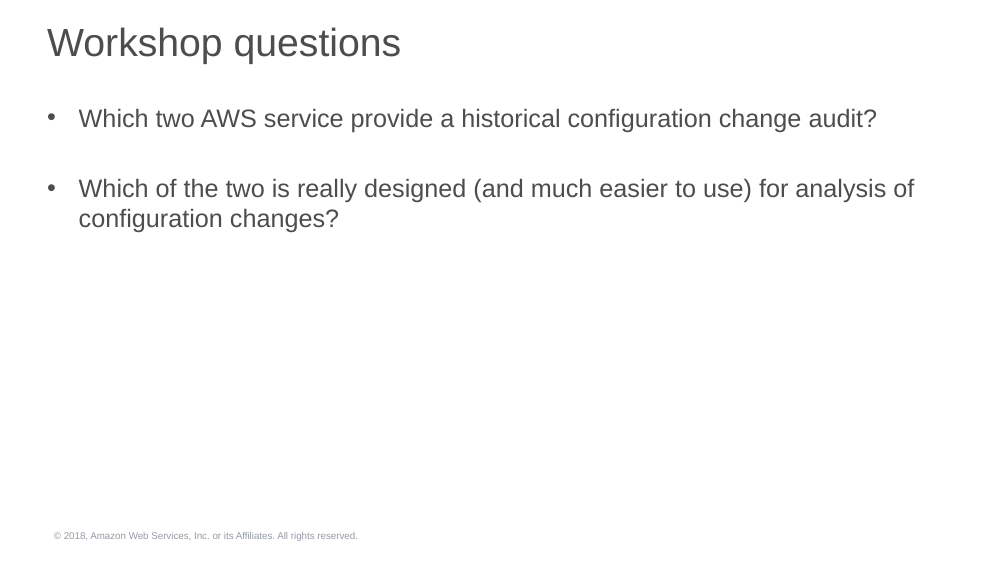
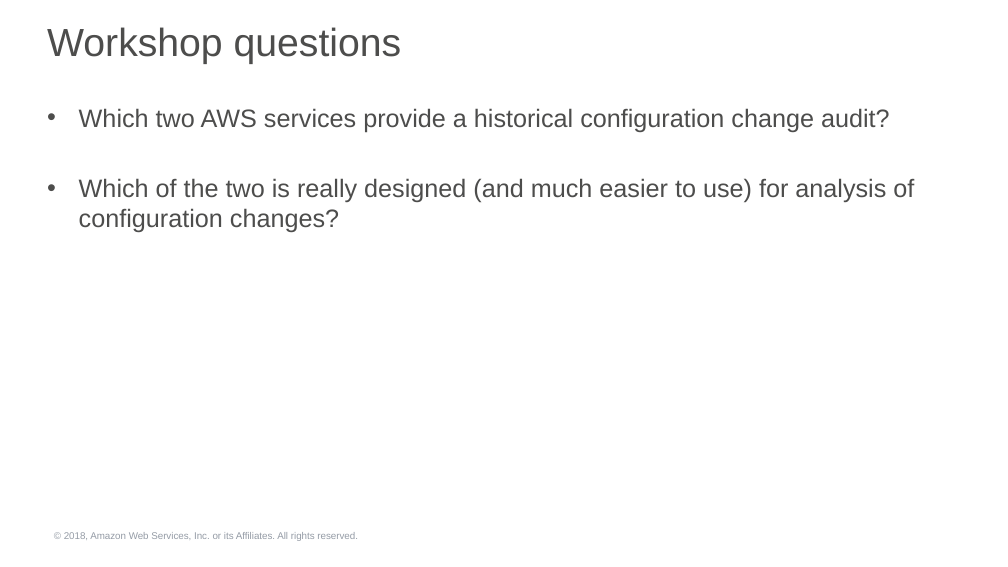
Before and after one commit to robnolen/aws-security-workshops, a slide deck: slide 10 of threat-detection-wksp/presentations/threat-detection-wksp-module4-presentation.pptx. Drawn at 1008x567 pixels with LibreOffice and Linux fonts; fonts in the diff are those of the drawing; background and template pictures are left out. Boxes give left, top, right and bottom in pixels: in the first picture for what was removed or moved away, otherwise in the second. Text is boxed around its words. In the diff, an @@ line names an element or a change of style, - is before the commit and + after.

```diff
--- a/threat-detection-wksp/presentations/threat-detection-wksp-module4-presentation.pptx
+++ b/threat-detection-wksp/presentations/threat-detection-wksp-module4-presentation.pptx
@@ text at (x1=79, y1=108, x2=890, y2=132): text changed @@
-• Which two AWS service provide a historical configuration change audit?
+• Which two AWS services provide a historical configuration change audit?
```
Also in this commit, not shown: 6 other slides changed, 2 other files.
